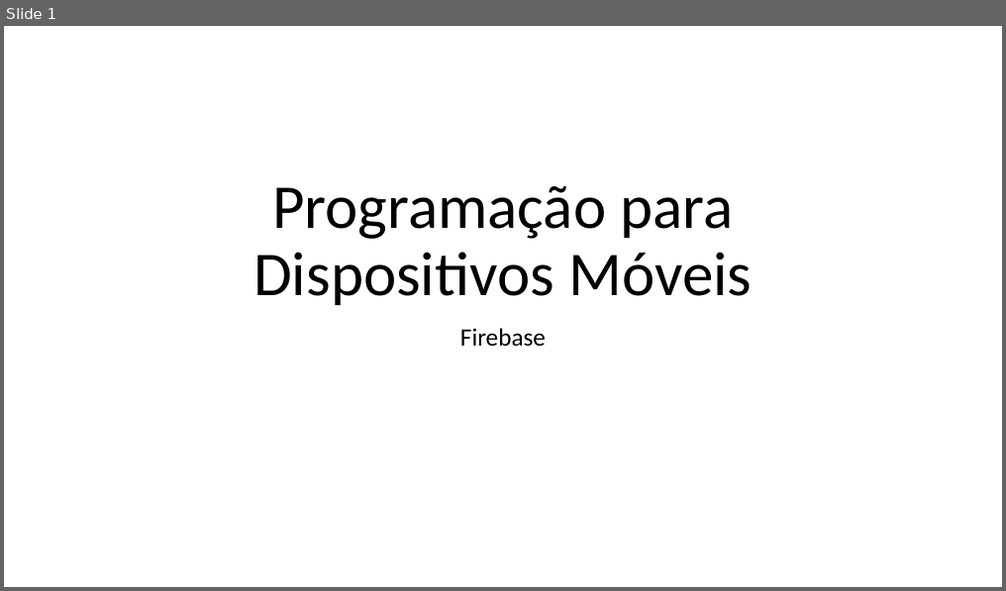
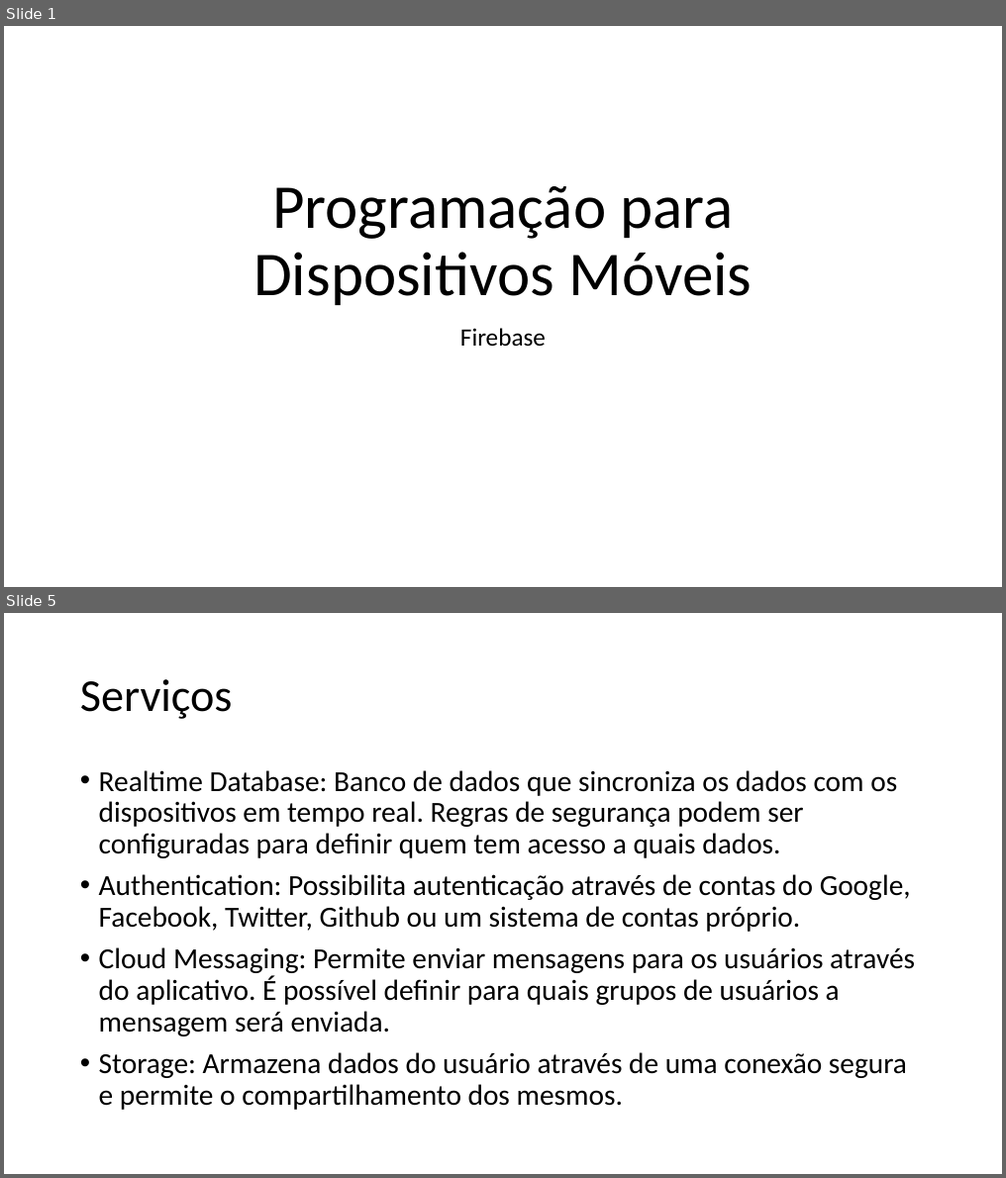
Before and after one commit to impagno/dmcamoes, a slide deck: Apresentações/Firebase.pptx. Shown one above the other, each under a label of ours: slide 1 before the commit, slides 1 and 5 after it; the slides between them are not shown. The pictures are 1006x591 and 1006x1178 pixels, drawn with LibreOffice and Linux fonts; fonts in the diff are those of the drawing. Boxes give left, top, right and bottom in pixels: in the first picture for what was removed or moved away, otherwise in the second. Text is boxed around its words. In the diff, an @@ line names an element or a change of style, - is before the commit and + after.

```diff
--- a/Apresentações/Firebase.pptx
+++ b/Apresentações/Firebase.pptx
@@ slide 5 added at (x1=4, y1=613, x2=1002, y2=1174), background #FFFFFF @@
@@ title added at (x1=80, y1=679, x2=233, y2=719), 44 pt, text #000000 @@
+Serviços
@@ text added at (x1=99, y1=770, x2=915, y2=1110), 28 pt, text #000000 @@
+• Realtime Database: Banco de dados que sincroniza os dados com os dispositivos em tempo real. Regras de segurança podem ser configuradas para definir quem tem acesso a quais dados.
+• Authentication: Possibilita autenticação através de contas do Google, Facebook, Twitter, Github ou um sistema de contas próprio.
+• Cloud Messaging: Permite enviar mensagens para os usuários através do aplicativo. É possível definir para quais grupos de usuários a mensagem será enviada.
+• Storage: Armazena dados do usuário através de uma conexão segura e permite o compartilhamento dos mesmos.
```
Also in this commit, not shown: 1 slide changed, 5 other slides added.
